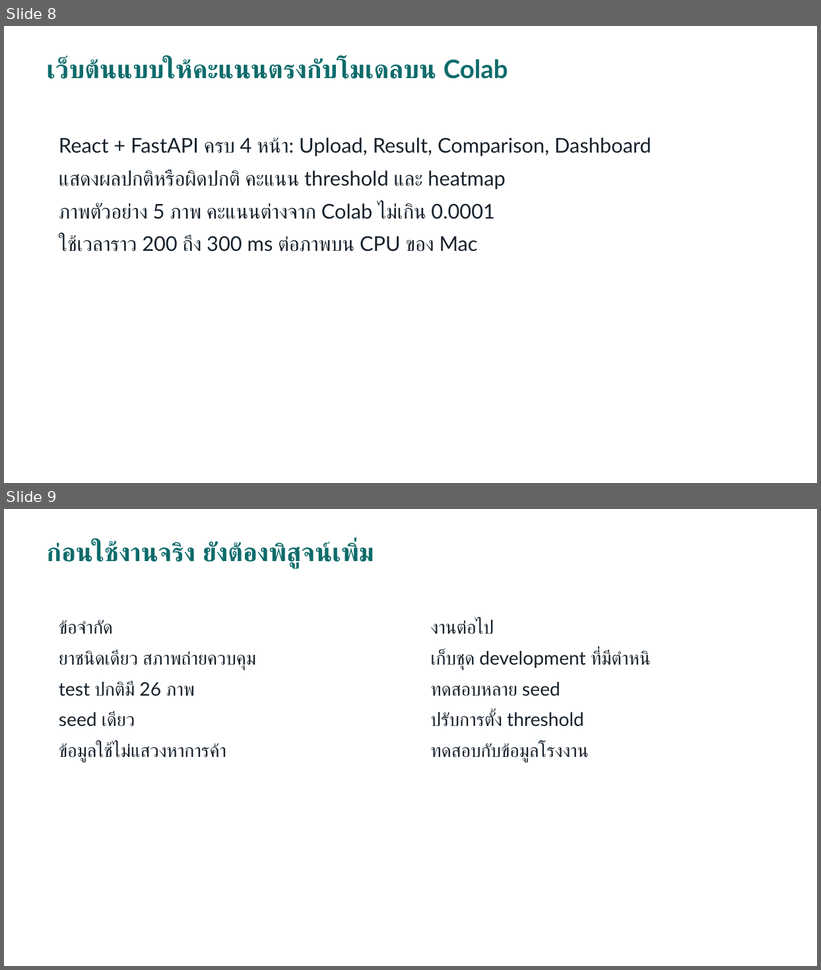
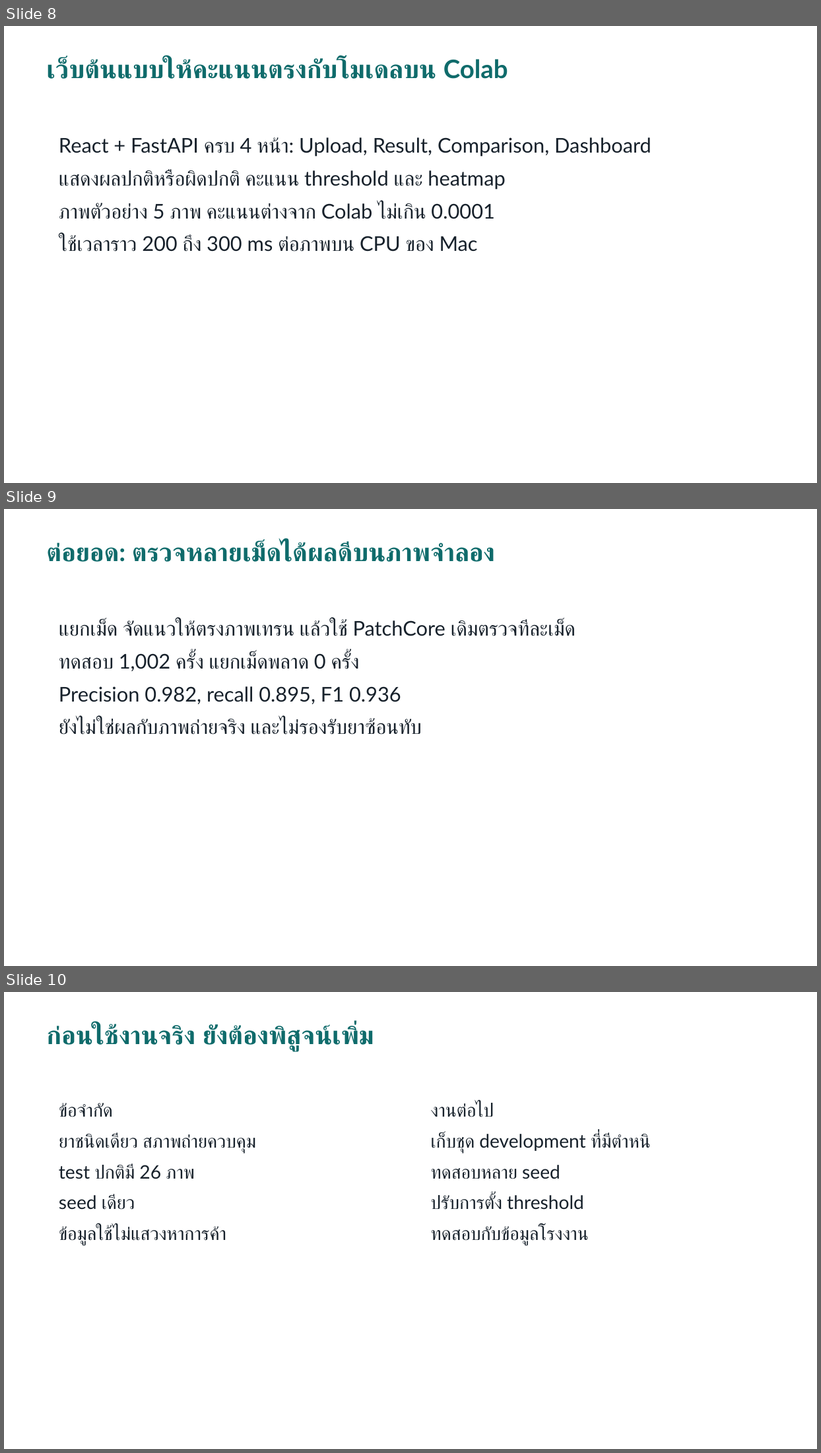
Before and after one commit to BoonyasakR/project-ai-pill, a slide deck: docs/AI_Pill_Anomaly_Detection_Slides.pptx. Shown one above the other, each under a label of ours: slides 8 and 9 before the commit, slides 8, 9 and 10 after it. The pictures are 821x970 and 821x1453 pixels, drawn with LibreOffice and Linux fonts; fonts in the diff are those of the drawing. Boxes give left, top, right and bottom in pixels: in the first picture for what was removed or moved away, otherwise in the second. Text is boxed around its words. In the diff, an @@ line names an element or a change of style, - is before the commit and + after.

```diff
--- a/docs/AI_Pill_Anomaly_Detection_Slides.pptx
+++ b/docs/AI_Pill_Anomaly_Detection_Slides.pptx
@@ slide 9 added at bbox=[4, 509, 817, 966], background #FFFFFF @@
@@ text added at bbox=[46, 541, 495, 562], 30 pt, text #0F6B6B, bold @@
+ต่อยอด: ตรวจหลายเม็ดได้ผลดีบนภาพจำลอง
@@ text added at bbox=[59, 620, 576, 735], 24 pt, text #17212B @@
+แยกเม็ด จัดแนวให้ตรงภาพเทรน แล้วใช้ PatchCore เดิมตรวจทีละเม็ด
+ทดสอบ 1,002 ครั้ง แยกเม็ดพลาด 0 ครั้ง
+Precision 0.982, recall 0.895, F1 0.936
+ยังไม่ใช่ผลกับภาพถ่ายจริง และไม่รองรับยาซ้อนทับ
@@ what was slide 9 is now slide 10 @@
```
Also in this commit, not shown: 14 other files.
